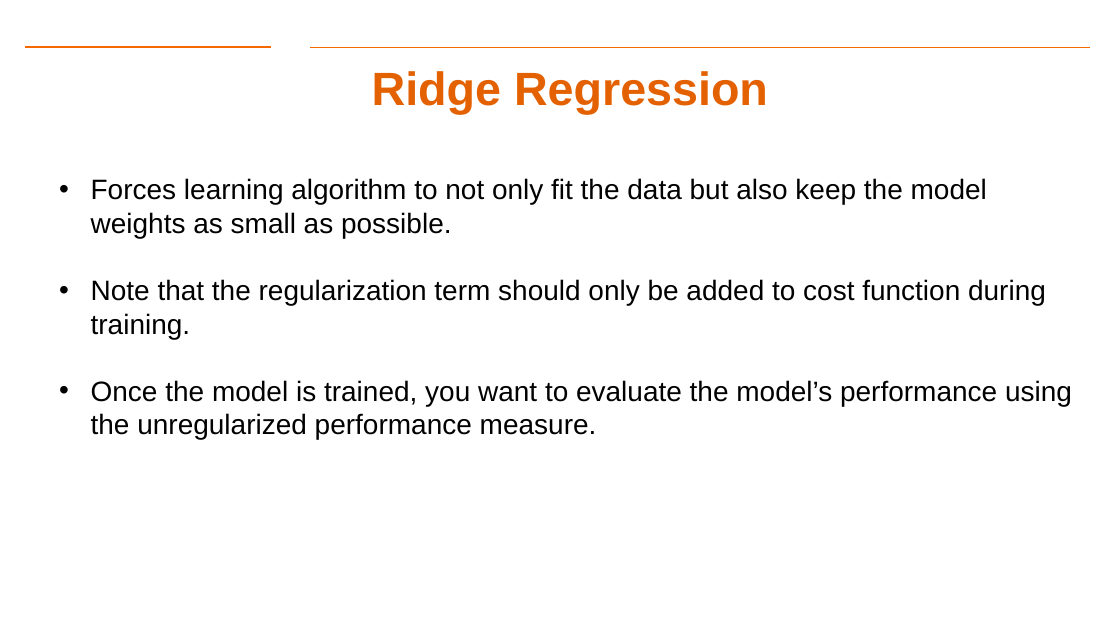
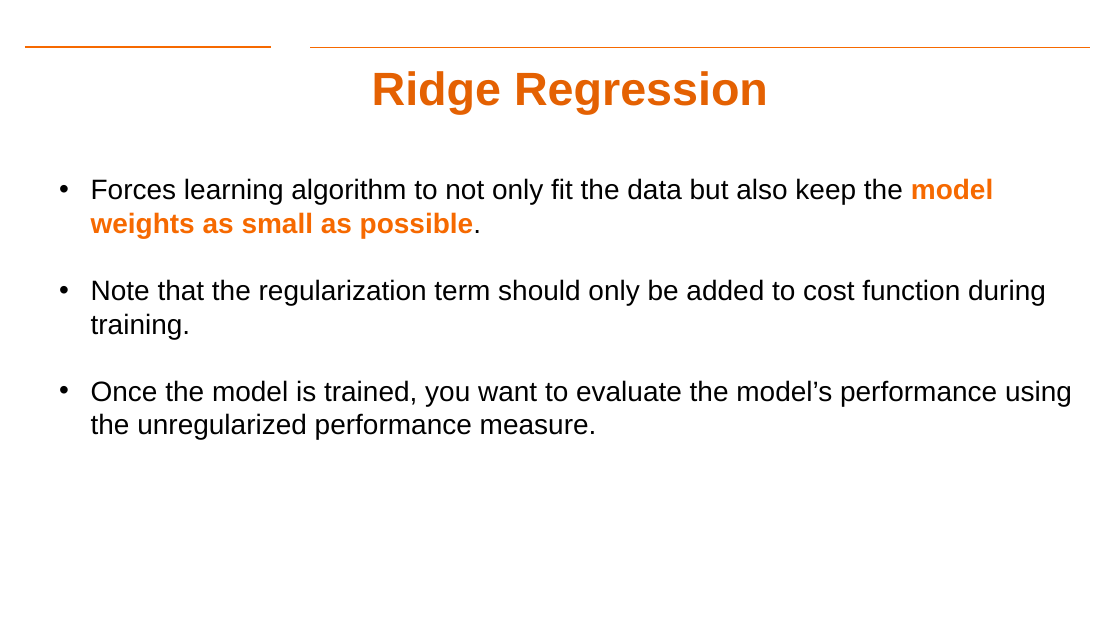
Before and after one commit to aiforsec/RIT-DSCI-633-FDS, a slide deck: slide 11 of Syllabus/Lecture05/Lec05.pptx (slide 7 before the commit). Drawn at 1120x630 pixels with LibreOffice and Linux fonts; fonts in the diff are those of the drawing; background and template pictures are left out. Boxes give left, top, right and bottom in pixels: in the first picture for what was removed or moved away, otherwise in the second. Text is boxed around its words. In the diff, an @@ line names an element or a change of style, - is before the commit and + after.

```diff
--- a/Syllabus/Lecture05/Lec05.pptx
+++ b/Syllabus/Lecture05/Lec05.pptx
@@ text at [91, 178, 993, 238]: text colour #000000 to #F66900, bold on in "model weights as small as possible." @@
```
Also in this commit, not shown: 8 other slides changed, 5 slides added, 1 slide removed.
